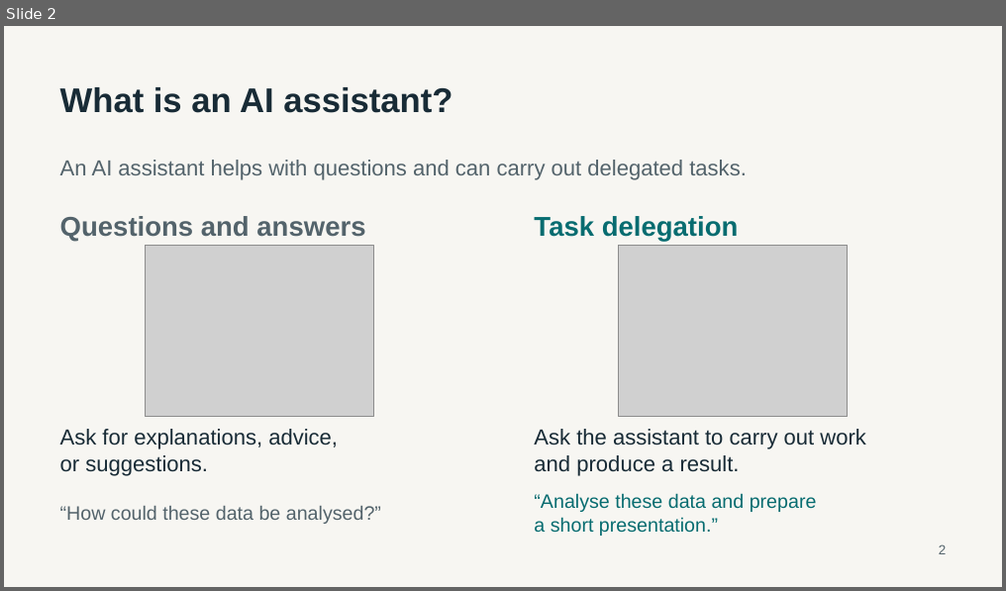
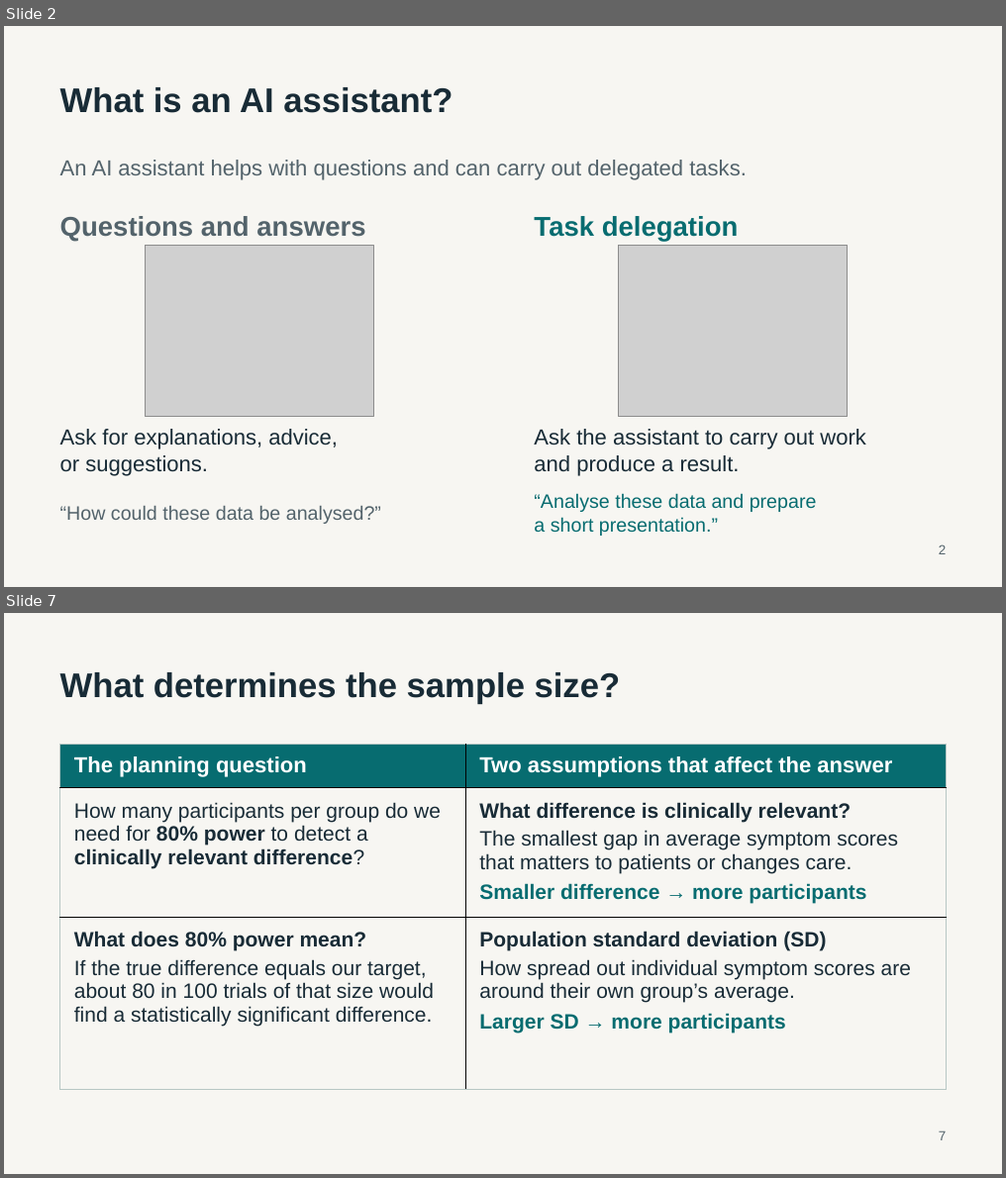
Before and after one commit to luntergroup/health-in-context-agents-workshop, a slide deck: material/intro-slides/AI_assistants_workshop_v1.pptx. Shown one above the other, each under a label of ours: slide 2 before the commit, slides 2 and 7 after it; the slides between them are not shown. The pictures are 1006x591 and 1006x1178 pixels, drawn with LibreOffice and Linux fonts; fonts in the diff are those of the drawing; grey boxes stand for pictures. Boxes give left, top, right and bottom in pixels: in the first picture for what was removed or moved away, otherwise in the second. Text is boxed around its words. In the diff, an @@ line names an element or a change of style, - is before the commit and + after.

```diff
--- a/material/intro-slides/AI_assistants_workshop_v1.pptx
+++ b/material/intro-slides/AI_assistants_workshop_v1.pptx
@@ slide 7 added at (4,613,1002,1174), background #F7F6F2 @@
@@ text added at (60,672,621,704), 33 pt, text #182B36, bold @@
+What determines the sample size?
@@ table added at (60,744,946,1089), 3 rows, 2 columns @@
+The planning question | Two assumptions that affect the answer
+How many participants per group do we need for 80% power to detect a clinically relevant difference? | What difference is clinically relevant? / The smallest gap in average symptom scores that matters to patients or changes care. / Smaller difference → more participants
+What does 80% power mean? / If the true difference equals our target, about 80 in 100 trials of that size would find a statistically significant difference. | Population standard deviation (SD) / How spread out individual symptom scores are around their own group’s average. / Larger SD → more participants
@@ text added at (939,1131,945,1141), 12.8 pt, text #53636B @@
+7
```
Also in this commit, not shown: 4 slides changed, 2 other slides added, 2 slides removed.
